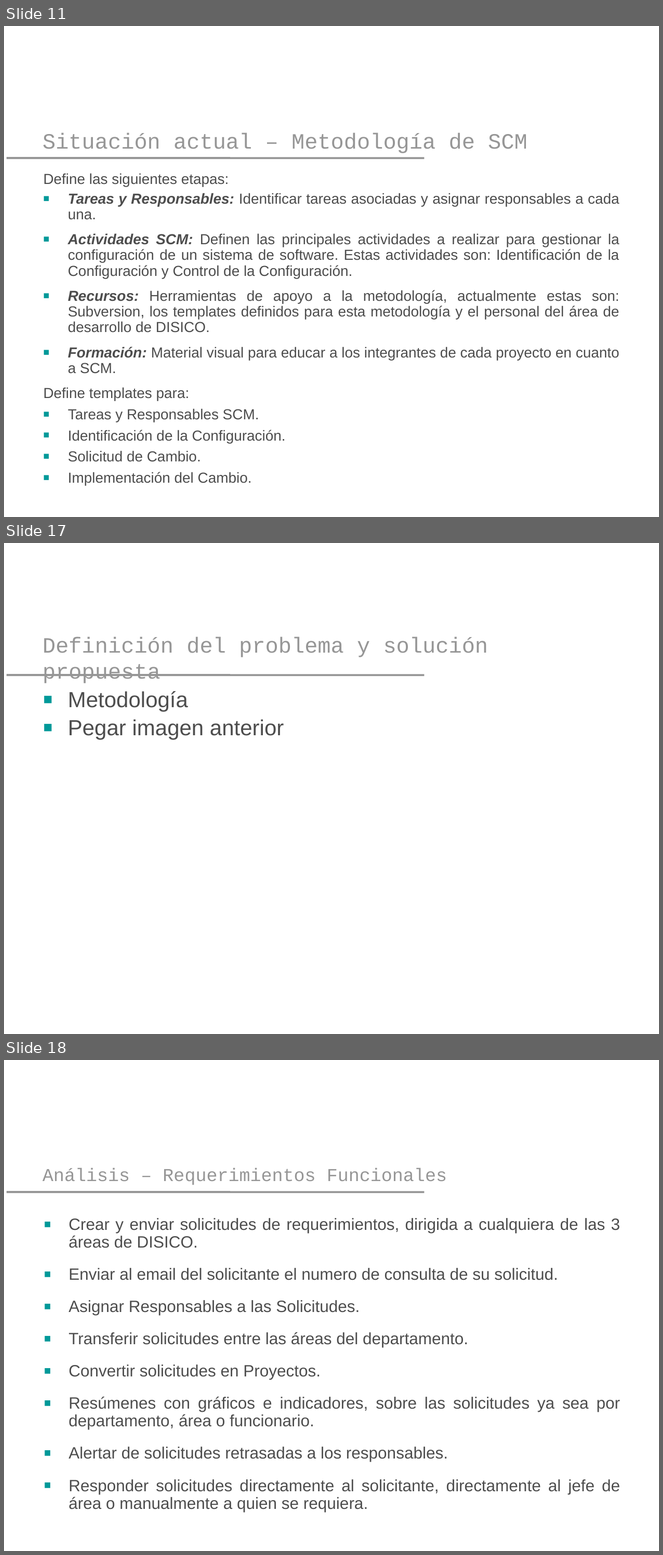
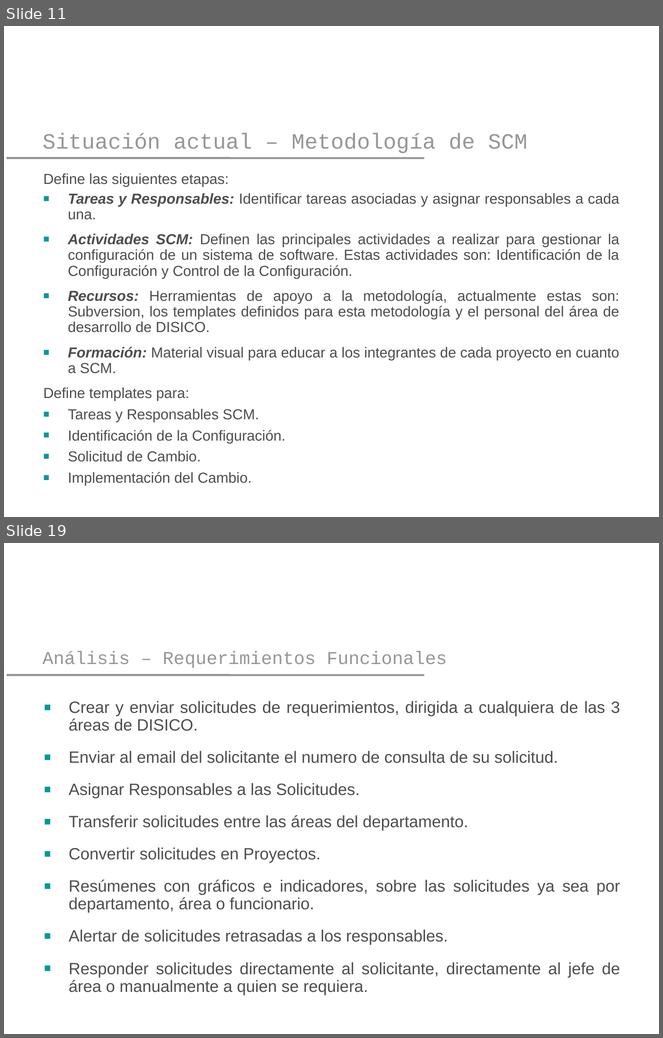
Before and after one commit to yano2h/TESIS, a slide deck: Presentaciones/Plantilla Pres 2_2012.pptx. Shown one above the other, each under a label of ours: slides 11, 17 and 18 before the commit, slides 11 and 19 after it; the slides between them are not shown. The pictures are 663x1555 and 663x1038 pixels, drawn with LibreOffice and Linux fonts; fonts in the diff are those of the drawing; background and template pictures are left out. Boxes give left, top, right and bottom in pixels: in the first picture for what was removed or moved away, otherwise in the second. Text is boxed around its words. In the diff, an @@ line names an element or a change of style, - is before the commit and + after.

```diff
--- a/Presentaciones/Plantilla Pres 2_2012.pptx
+++ b/Presentaciones/Plantilla Pres 2_2012.pptx
@@ slide 17 removed at (x1=4, y1=543, x2=659, y2=1034), background picture (left out); not listed: 1 template element that a slide beside it also shows @@
@@ title removed at (x1=42, y1=637, x2=489, y2=683) @@
-Definición del problema y solución propuesta
@@ text removed at (x1=68, y1=691, x2=284, y2=740) @@
-■ Metodología
-■ Pegar imagen anterior
@@ what was slide 18 is now slide 19 @@
```
Also in this commit, not shown: 8 slides changed, 4 slides added, 2 other slides removed, 1 other file.
